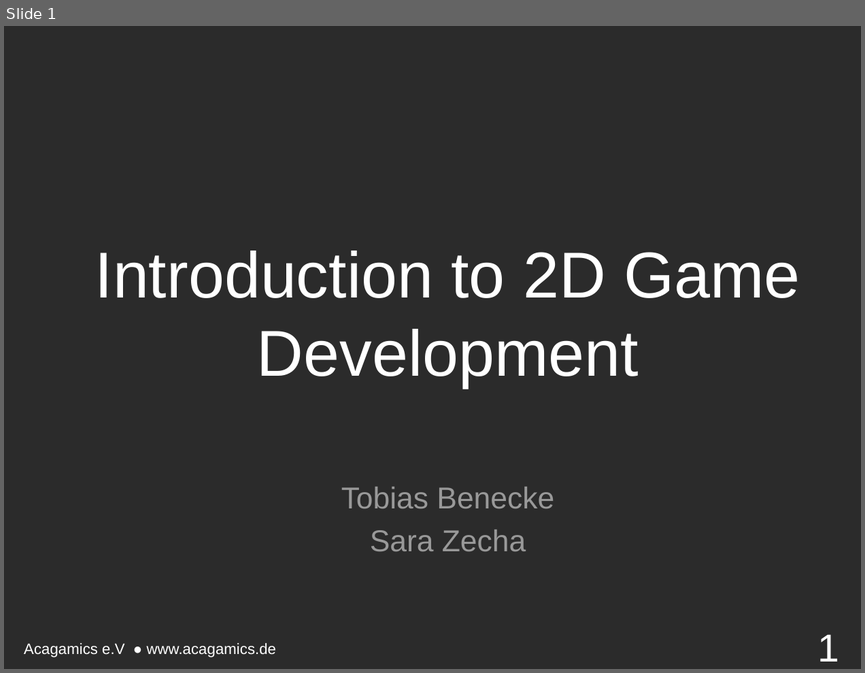
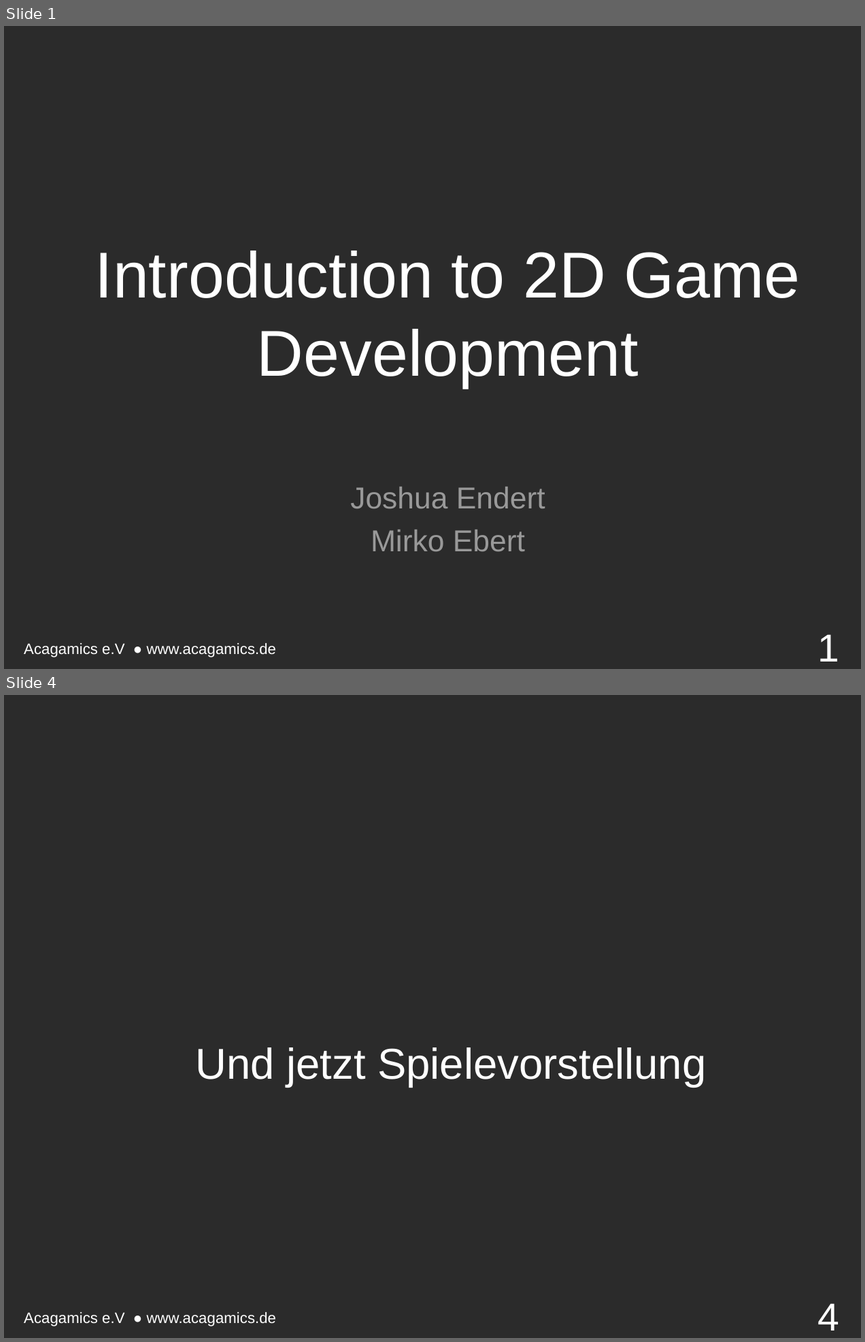
Before and after one commit to endert/Intro2D, a slide deck: 6. Vorlesung 18.11.15/6. Vorstellung.odp. Shown one above the other, each under a label of ours: slide 1 before the commit, slides 1 and 4 after it; the slides between them are not shown. The pictures are 865x673 and 865x1342 pixels, drawn with LibreOffice and Linux fonts; fonts in the diff are those of the drawing; background and template pictures are left out; a plain dark background stands for a picture behind light text. Boxes give left, top, right and bottom in pixels: in the first picture for what was removed or moved away, otherwise in the second. Text is boxed around its words. In the diff, an @@ line names an element or a change of style, - is before the commit and + after.

```diff
--- a/6. Vorlesung 18.11.15/6. Vorstellung.odp
+++ b/6. Vorlesung 18.11.15/6. Vorstellung.odp
@@ slide 4 added at (4, 695, 861, 1338), background picture (left out); not listed: 1 template element that a slide beside it also shows @@
@@ text added at (195, 1047, 706, 1087), 40 pt, text #FFFFFF @@
+Und jetzt Spielevorstellung
@@ page number added at (818, 1303, 840, 1330), 36 pt, text #FFFFFF @@
+4
@@ slide 1 changed as well @@
@@ text at (350, 486, 545, 552): text changed @@
-Tobias Benecke
-Sara Zecha
+Joshua Endert
+Mirko Ebert
```
Also in this commit, not shown: 2 other slides changed, 2 other slides added, 2 slides removed, 3 other files.
